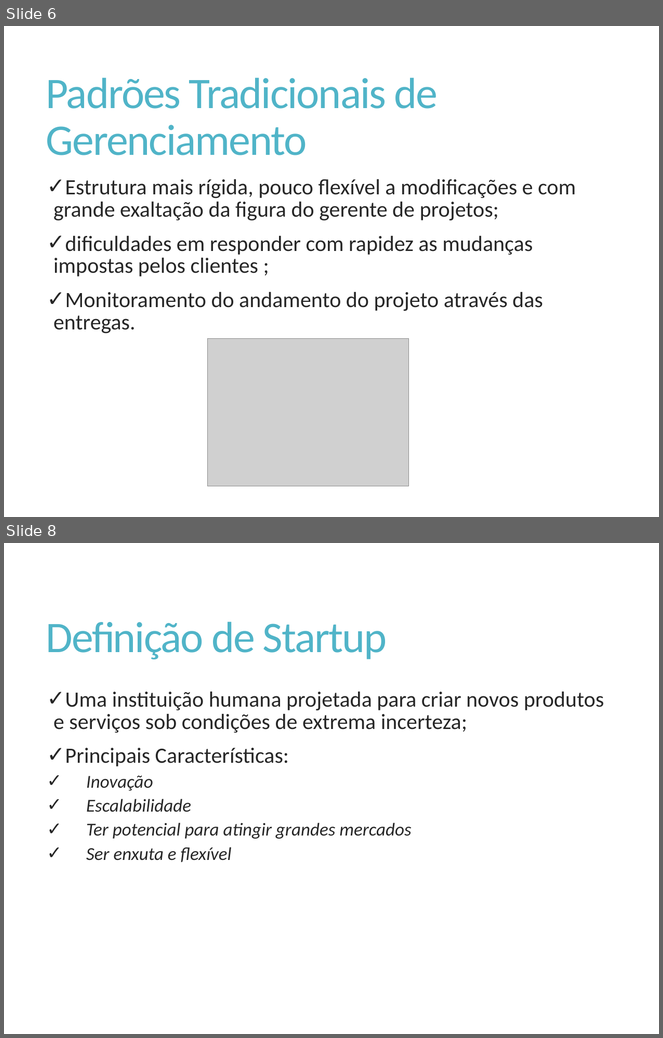
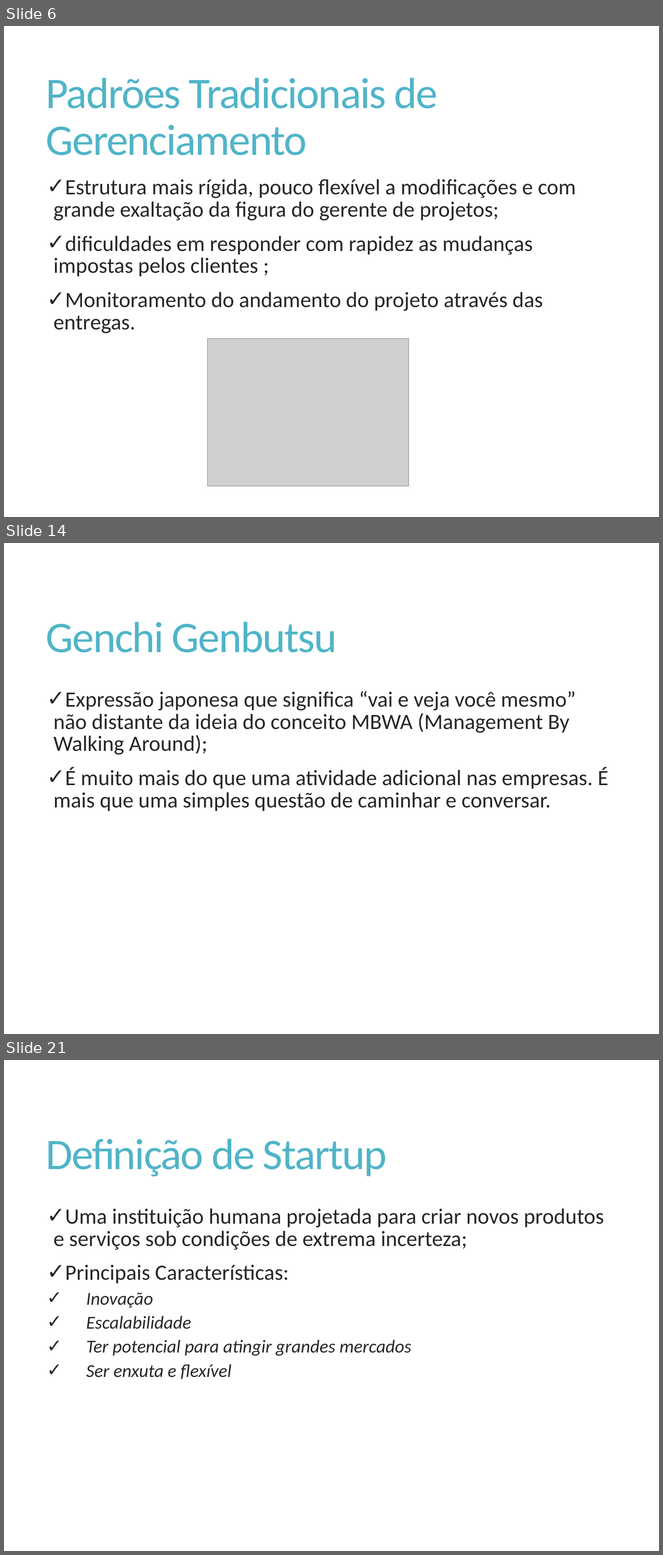
Before and after one commit to Elton-Garbin/TCC-2016, a slide deck: StartIdea/StartIdea.Docs/Apresentacao.pptx. Shown one above the other, each under a label of ours: slides 6 and 8 before the commit, slides 6, 14 and 21 after it; the slides between them are not shown. The pictures are 663x1038 and 663x1555 pixels, drawn with LibreOffice and Linux fonts; fonts in the diff are those of the drawing; grey boxes stand for pictures. Boxes give left, top, right and bottom in pixels: in the first picture for what was removed or moved away, otherwise in the second. Text is boxed around its words. In the diff, an @@ line names an element or a change of style, - is before the commit and + after.

```diff
--- a/StartIdea/StartIdea.Docs/Apresentacao.pptx
+++ b/StartIdea/StartIdea.Docs/Apresentacao.pptx
@@ slide 14 added at [4,543,659,1034], background #FFFFFF @@
@@ title added at [46,622,337,653], 48 pt, text #50B4C8 @@
+Genchi Genbutsu
@@ text added at [53,691,609,811], 24 pt, text #262626 @@
+✓ Expressão japonesa que significa “vai e veja você mesmo” não distante da ideia do conceito MBWA (Management By Walking Around);
+✓ É muito mais do que uma atividade adicional nas empresas. É mais que uma simples questão de caminhar e conversar.
@@ what was slide 8 is now slide 21 @@
```
Also in this commit, not shown: 2 slides changed, 12 other slides added.
